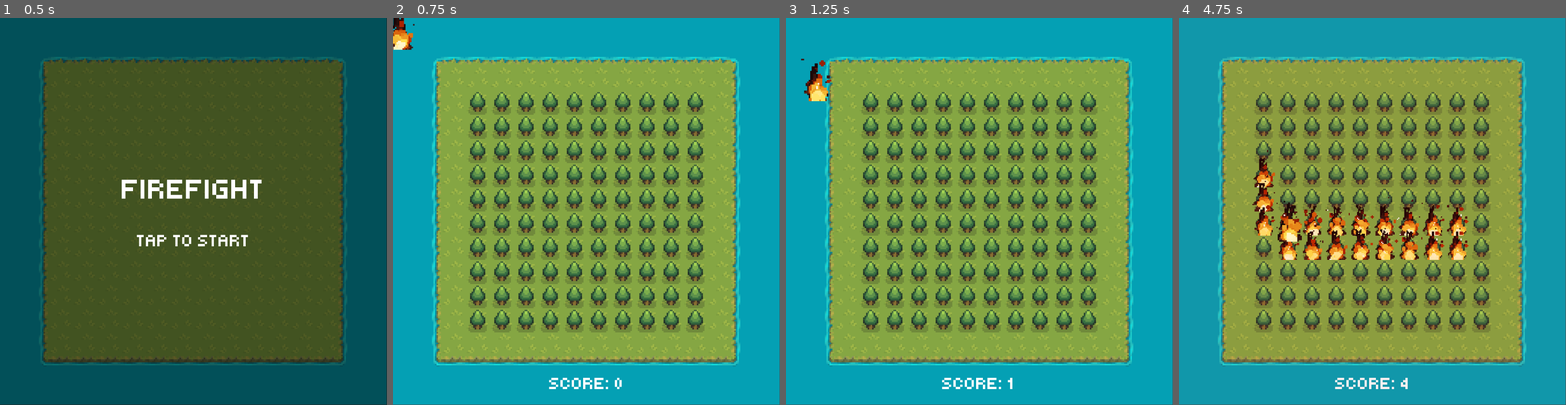
Above: before the commit, frames 1-4 (left to right).
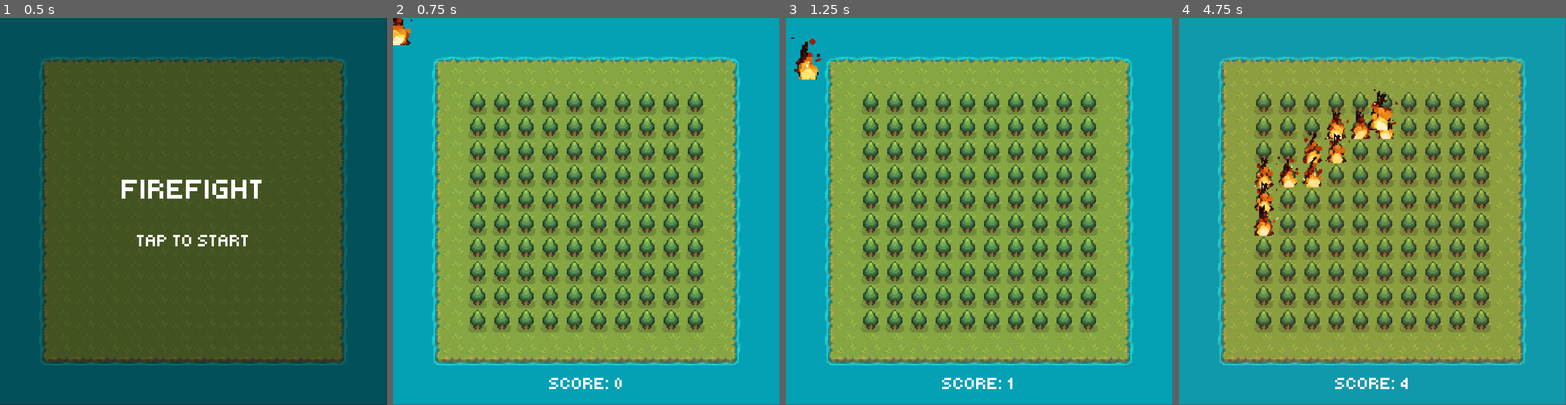
Above: after the commit, the same moments.

Repository: ImAvafe/godot-firefight
Game: Godot game, scene res://scenes/main/main.tscn
The game is run twice, just before and just after one commit, with the same random seed, the same clock (stepped at 60 frames per second) and the same inputs.
Inputs (mouse positions are in pixels of both pictures, inside the frame that each line leads up to):
- Up to frame 1 (0.5 s): no input
- Up to frame 2 (0.75 s): tap Enter at 0.5 s; move the mouse to (671, 192) at 0.52 s; click (671, 192) at 0.6 s
- Up to frame 3 (1.25 s): no input
- Up to frame 4 (4.75 s): move the mouse to (1287, 126) at 1.27 s; click (1287, 126) at 1.35 s; move the mouse to (1287, 149) at 2.02 s; click (1287, 149) at 2.1 s; move the mouse to (1287, 176) at 2.77 s; click (1287, 176) at 2.85 s; move the mouse to (1287, 199) at 3.52 s; click (1287, 199) at 3.6 s; move the mouse to (1287, 223) at 4.27 s; click (1287, 223) at 4.35 s

Frame 1 is identical in both runs. In frame 2, 0.3% of the frame differs, in the area x 0-6%, y 0-9%; in frame 3, 0.7%; in frame 4, 6.2%, in the area x 18-75%, y 18-63%.

Commit message:
Slow down fire

Diff:
--- a/scenes/fireball/fireball.gd
+++ b/scenes/fireball/fireball.gd
@@ -26,7 +26,7 @@
 	var target_position = target.position - Vector2(0, tree_size.y)
 
 	var tween = create_tween()
-	tween.tween_property($".", "position", target_position, ((target_position - position).length() / (300 * speed)))
+	tween.tween_property($".", "position", target_position, ((target_position - position).length() / (200 * speed)))
 	tween.tween_callback(func():
 		hit_target.emit(target)
 	)
--- a/scenes/main/main.gd
+++ b/scenes/main/main.gd
@@ -11,7 +11,7 @@
 
 func _process(_delta: float):
   if is_instance_valid(fireball_instance):
-    var speed: float = 1 + (log(Time.get_unix_time_from_system() - game_started) / 1.75)
+    var speed: float = 1 + (log(Time.get_unix_time_from_system() - game_started) / 2)
     $Map/ColorRect.color = Color(255, 0, 0, clamp((speed - 1) / 15, 0, 0.3))
     $Map/Score.text = "SCORE: " + str(round(Time.get_unix_time_from_system() - game_started))
     fireball_instance.speed = speed
